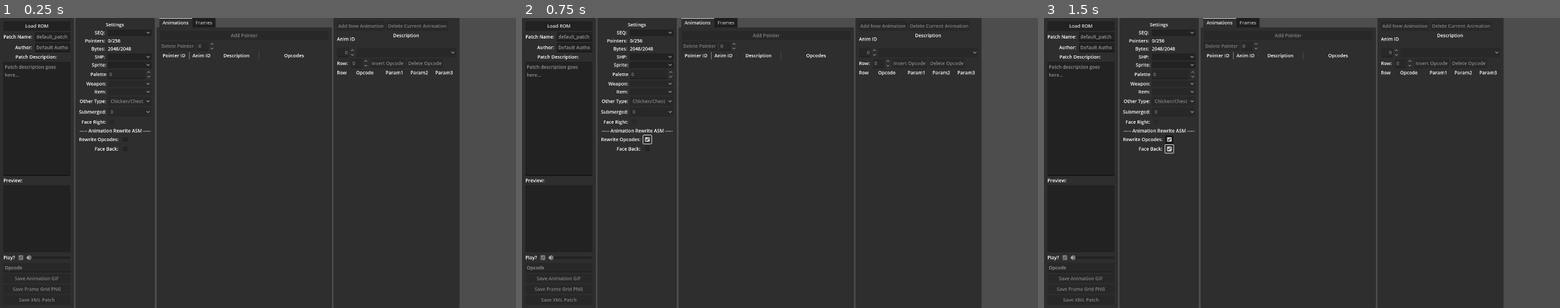
Above: before the commit, frames 1-3 (left to right).
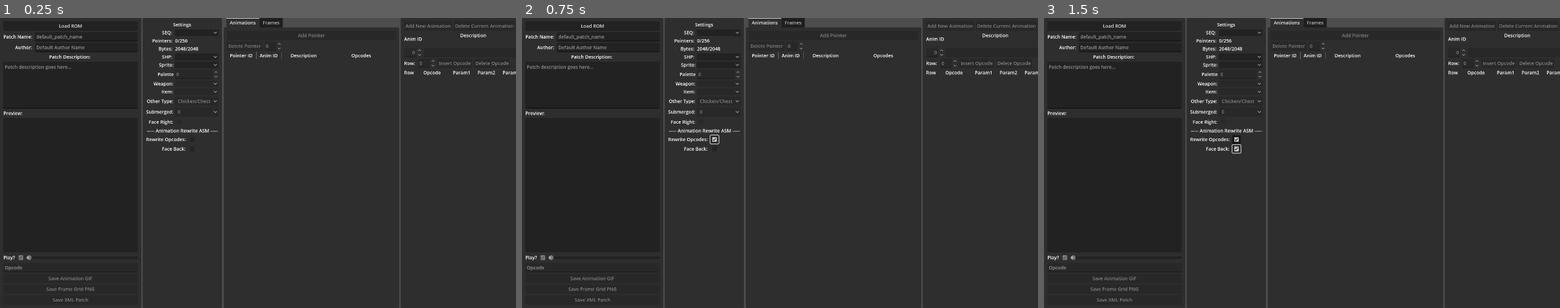
Above: after the commit, the same moments.

Repository: mrgudenheim/TacticsEngineG
Game: Godot game, scene res://src/fftae/fftae.tscn
The game is run twice, just before and just after one commit, with the same random seed, the same clock (stepped at 60 frames per second) and the same inputs.
Inputs (mouse positions are in pixels of both pictures, inside the frame that each line leads up to; where the layout moved, square brackets give the same spot in the first picture):
- Up to frame 1 (0.25 s): no input
- Up to frame 2 (0.75 s): click (712, 139) [645, 139] at 0.5 s
- Up to frame 3 (1.5 s): click (1234, 148) [1167, 148] at 1.25 s

The runs differ from the first frame. In frame 1, 16% of the frame differs, in the area x 0-100%, y 0-100%; in frame 2, 16%; in frame 3, 16%.
Error before the commit: Invalid access to property or key of type 'String' on a base object of type 'Dictionary[String, FileRecord]'. (res://src/fftae/fftae.gd:45)
Error after the commit: Parse Error: Identifier "position_offset" not declared in the current scope. (res://src/Unit/unit_animation_manager.gd:247)

Commit message:
moved gif recording to be signal based

Diff:
--- a/src/Unit/unit_animation_manager.gd
+++ b/src/Unit/unit_animation_manager.gd
@@ -3,6 +3,7 @@
 
 signal animation_completed
 signal animation_loop_completed
+signal animation_frame_loaded
 signal processing_opcode(index: int)
 
 #@export var ui_manager: UiManager
@@ -202,13 +203,13 @@
 
 			(draw_target.get_parent() as Node3D).rotation_degrees = Vector3(0, 0, -y_rotation)
 
-	# only update ui for primary animation, not animations called through opcodes
-	#if fft_animation.is_primary_anim:
-		#animation_slider.value = seq_part_id
-		#opcode_text.text = seq_part.to_string()
-
-	var position_offset: Vector3 = Vector3.ZERO
-
+			#var assembled_image: Image = fft_animation.shp.get_assembled_frame(
+					#new_frame_id, fft_animation.image, global_animation_ptr_id, unit_data.debug_menu.other_type_options.selected, weapon_v_offset, submerged_depth)
+			#draw_target.texture = ImageTexture.create_from_image(assembled_image)
+			draw_target.frame = new_frame_id
+
+			if fft_animation.is_primary_anim:
+				animation_frame_loaded.emit()
 	# Handle opcodes
 	if seq_part.isOpcode:
 		#print(anim_part_start)
--- a/src/fftae/fftae.gd
+++ b/src/fftae/fftae.gd
@@ -18,6 +18,7 @@
 @export var save_gif_button: Button
 @export var save_gif_dialog: FileDialog
 @export var is_recording_gif: bool = false
+var gif_exporter: GIFExporter
 
 @export var animation_list_container: VBoxContainer
 @export var animation_list_row_tscn: PackedScene
@@ -629,7 +630,7 @@
 
 
 func _on_save_animation_gif_dialog_file_selected(path: String) -> void:
-	var gif_exporter = GIFExporter.new(preview_manager.preview_rect.texture.get_width(), preview_manager.preview_rect.texture.get_height())
+	gif_exporter = GIFExporter.new(preview_manager.preview_rect.texture.get_width(), preview_manager.preview_rect.texture.get_height())
 
 	preview_manager.unit.animation_manager.start_animation(
 		preview_manager.unit.animation_manager.global_fft_animation,
@@ -641,20 +642,20 @@
 	preview_manager.is_playing_check.button_pressed = true
 	preview_manager.unit.animation_manager.animation_completed.connect(end_recording_gif)
 	preview_manager.unit.animation_manager.animation_loop_completed.connect(end_recording_gif)
+	preview_manager.unit.animation_manager.animation_frame_loaded.connect(add_gif_frame)
 	#preview_manager.unit.animation_manager.animation_completed.connect(func(): push_warning("animation_completed"))
 	push_warning("start recording gif")
 	while is_recording_gif:
 		await get_tree().process_frame # wait for frame to render
-		var preview_image: Image = preview_manager.preview_rect.texture.get_image()
-
-		var delay: float = 2.0 / preview_manager.unit.animation_manager.animation_speed # delay for an animation frame is always multiple of 2
-		gif_exporter.add_frame(preview_image, delay, MedianCutQuantization)
-
-		await get_tree().create_timer(delay).timeout
-
+		#await get_tree().process_frame # wait for frame to render
+		#var preview_image: Image = preview_manager.preview_rect.texture.get_image()
+		#
+		#var delay: float = 0.5 / preview_manager.unit.animation_manager.animation_speed # delay for an animation frame is always multiple of 2
+		#gif_exporter.add_frame(preview_image, delay, MedianCutQuantization)
+		#
+		#await get_tree().create_timer(delay).timeout
+	#
 	push_warning("end recording gif")
-	preview_manager.unit.animation_manager.animation_completed.disconnect(end_recording_gif)
-	preview_manager.unit.animation_manager.animation_loop_completed.disconnect(end_recording_gif)
 
 	var file: FileAccess = FileAccess.open(path, FileAccess.WRITE)
 	# save data stream into file
@@ -664,5 +665,19 @@
 	save_frame_grid_dialog.visible = false
 
 
+func add_gif_frame() -> void:
+	#await get_tree().process_frame # wait for frame to render
+	#var preview_image: Image = preview_manager.preview_rect.texture.get_image()
+	var preview_image: Image = preview_manager.preview_viewport2.get_texture().get_image()
+	var seq_part_id: int = preview_manager.animation_slider.value
+
+	#var delay: float = preview_manager.unit.animation_manager.global_fft_animation.sequence.seq_parts[seq_part_id].parameters[1] / preview_manager.unit.animation_manager.animation_speed
+	var delay: float = preview_manager.unit.animation_manager.global_fft_animation.sequence.seq_parts[seq_part_id].parameters[1] / 59.0
+	gif_exporter.add_frame(preview_image, delay, MedianCutQuantization)
+
+
 func end_recording_gif() -> void:
+	preview_manager.unit.animation_manager.animation_frame_loaded.disconnect(add_gif_frame)
+	preview_manager.unit.animation_manager.animation_completed.disconnect(end_recording_gif)
+	preview_manager.unit.animation_manager.animation_loop_completed.disconnect(end_recording_gif)
 	is_recording_gif = false
--- a/src/fftae/fftae.tscn
+++ b/src/fftae/fftae.tscn
@@ -182,12 +182,12 @@
 
 [node name="PreviewSubViewport" type="SubViewport" parent="HBoxContainer/PatchPanel/MarginContainer/VBoxContainer/PreviewContainer"]
 transparent_bg = true
-size = Vector2i(120, 120)
+size = Vector2i(400, 400)
 
 [node name="PreviewCamera3D" type="Camera3D" parent="HBoxContainer/PatchPanel/MarginContainer/VBoxContainer/PreviewContainer/PreviewSubViewport"]
 transform = Transform3D(0.707107, 0, 0.707107, 0, 1, 0, -0.707107, 0, 0.707107, 2.5, 0, 2.5)
 projection = 1
-size = 2.0
+size = 2.5
 
 [node name="SliderContainer" type="HBoxContainer" parent="HBoxContainer/PatchPanel/MarginContainer/VBoxContainer"]
 layout_mode = 2
